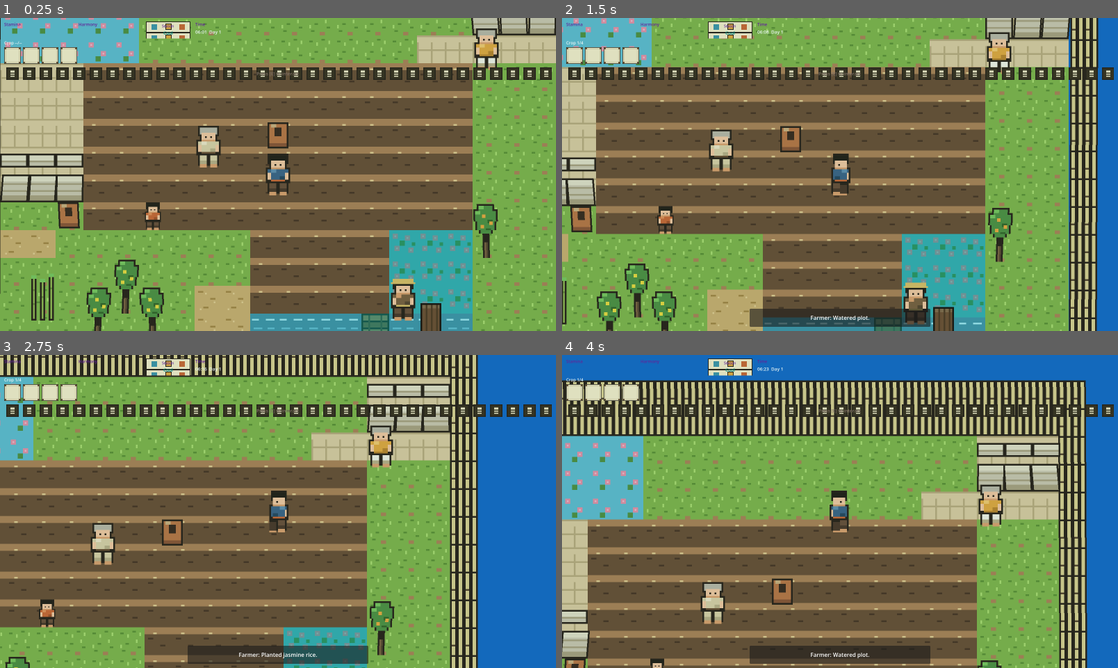
Above: before the commit, frames 1-4 (two rows, left to right).
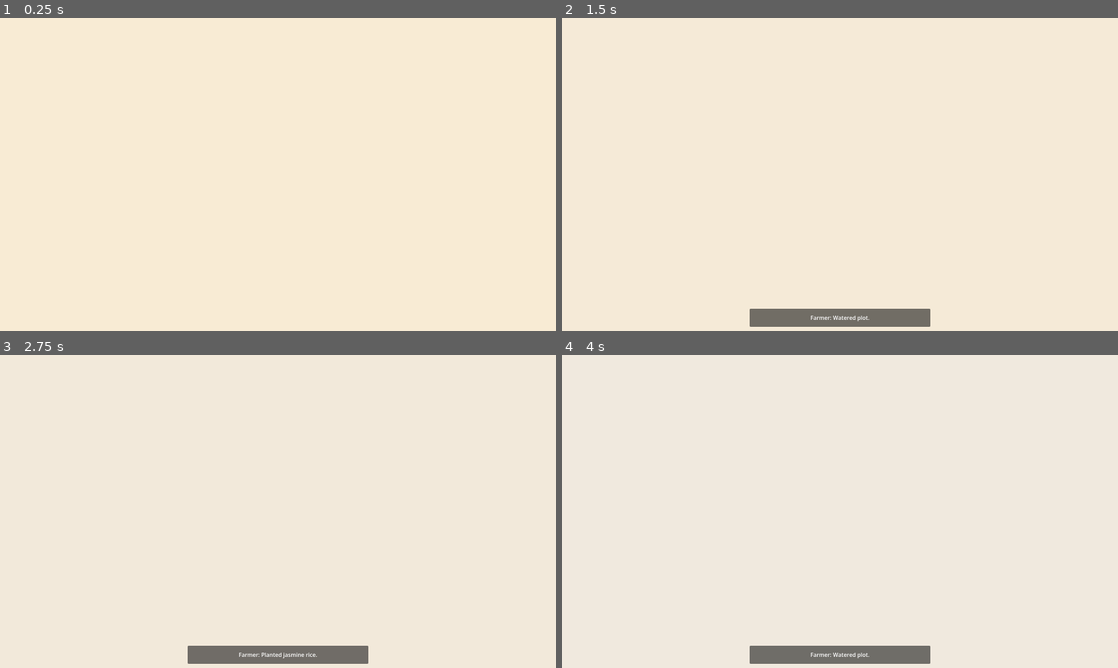
Above: after the commit, the same moments.

Repository: GRITui/slowlife-simulator
Game: Godot game, scene res://scenes/core/Main.tscn
Same seed, same stepped clock (60 frames per second), same inputs: the game is played once before the commit and once after it.
Inputs (mouse positions are in pixels of both pictures, inside the frame that each line leads up to):
- Up to frame 1 (0.25 s): no input
- Up to frame 2 (1.5 s): tap E (interact) at 0.5 s; move the mouse to (962, 158) at 0.52 s; hold Right (move_right) 0.53-1.25 s; hold E (interact) 0.53-1.25 s; click (962, 158) at 0.67 s; drag from (728, 190) to (1001, 49) at 1.27 s
- Up to frame 3 (2.75 s): tap E (interact) at 2 s; move the mouse to (333, 442) at 2.02 s; hold Right (move_right) from 2.03 s (still down); hold E (interact) from 2.03 s (still down)
- Up to frame 4 (4 s): release Right (move_right) at 2.75 s; release E (interact) at 2.75 s; drag from (812, 574) to (662, 545) at 2.77 s; tap E (interact) at 3.5 s; move the mouse to (1006, 558) at 3.52 s; hold Left (move_left) from 3.53 s (still down); hold E (interact) from 3.53 s (still down)

The runs differ from the first frame. In frame 1, 100% of the frame differs, in the area x 0-100%, y 0-100%; in frame 2, 99%; in frame 3, 100%; in frame 4, 100%.

Commit message:
feat(TASK-034): day/night grade shader — day_night_cycle_changed revived with live consumer
- day_night_tint.gdshader: 4-anchor palette (dawn jasmine/noon neutral/dusk orange/night navy), branchless
- DayNightTintDriver: bus-only, writes day_fraction uniform on TintLayer overlay
- SignalBus + TimeManager: signal re-added per TASK-033 contract (live consumer now exists)
- Engine gate: negative check inverted to restoration contract
- Gates: engine 50/50, content 100/100

Diff:
--- /dev/null
+++ b/assets/shaders/day_night_tint.gdshader
@@ -0,0 +1,26 @@
+shader_type canvas_item;
+render_mode unshaded, blend_mix;
+// TASK-034 day/night screen grade — full-screen ColorRect overlay.
+// Day fraction drives a 4-anchor palette (ART_STYLE_GUIDE.md):
+// dawn Jasmine Gold #E0A23A -> noon neutral -> dusk Hot Orange #C9622F -> night Deep Navy #274259.
+// Pure mix/step math, no branches, no per-pixel loops.
+uniform float day_fraction : hint_range(0.0, 1.0) = 0.25; // 0=midnight 0.5=noon
+uniform float grade_strength : hint_range(0.0, 1.0) = 0.22;
+uniform vec3 dawn_color : source_color = vec3(0.878, 0.635, 0.227);
+uniform vec3 dusk_color : source_color = vec3(0.788, 0.384, 0.184);
+uniform vec3 night_color : source_color = vec3(0.153, 0.259, 0.349);
+
+void fragment() {
+	// Sunrise 05:00-07:00 (0.208-0.292), sunset 18:00-19:30 (0.75-0.8125).
+	float dawn_w = 1.0 - step(0.05, abs(day_fraction - 0.25) * 24.0) ;
+	dawn_w = clamp(1.0 - abs(day_fraction - 0.25) * 18.0, 0.0, 1.0);
+	float dusk_w = clamp(1.0 - abs(day_fraction - 0.78) * 18.0, 0.0, 1.0);
+	float night_w = step(0.8125, day_fraction) + (1.0 - step(0.208, day_fraction));
+	night_w = clamp(night_w, 0.0, 1.0);
+	float day_w = clamp(1.0 - dawn_w - dusk_w - night_w, 0.0, 1.0);
+	vec3 warm = dawn_color * dawn_w + dusk_color * dusk_w;
+	vec3 tint = warm * 1.0 + night_color * night_w;
+	float strength = grade_strength * (dawn_w + dusk_w + night_w);
+	vec3 graded = mix(vec3(1.0), tint, strength);
+	COLOR = vec4(graded, 1.0 - day_w * 0.0);
+}
--- /dev/null
+++ b/assets/shaders/day_night_tint.tres
@@ -0,0 +1,8 @@
+[gd_resource type="ShaderMaterial" load_steps=2 format=3]
+
+[ext_resource type="Shader" path="res://assets/shaders/day_night_tint.gdshader" id="1_dnt"]
+
+[resource]
+shader = ExtResource("1_dnt")
+shader_parameter/day_fraction = 0.25
+shader_parameter/grade_strength = 0.22
--- /dev/null
+++ b/scenes/core/DayNightTintDriver.gd
@@ -0,0 +1,27 @@
+extends CanvasLayer
+## DayNightTintDriver — TASK-034. Bus-only driver: subscribes to
+## SignalBus.day_night_cycle_changed and writes the day-fraction uniform on
+## the TintLayer/TintRect overlay material. Inert (visible=false parent logic
+## stays with Main's seasonal tint) — this adds time-of-day grading on top.
+
+@onready var _tint: ColorRect = $"../TintLayer/TintRect" if has_node("../TintLayer/TintRect") else null
+
+func _ready() -> void:
+	if _tint == null:
+		return
+	var mat: ShaderMaterial = load("res://assets/shaders/day_night_tint.tres") as ShaderMaterial
+	if mat == null:
+		return
+	# Layer the grade under the seasonal tint: grade material on the rect,
+	# seasonal ColorRect color continues to modulate via modulate.
+	_tint.material = mat
+	SignalBus.day_night_cycle_changed.connect(_on_day_fraction)
+	# Initial sync from TimeManager registry (no node-path coupling).
+	var tm: Node = SignalBus.time_manager
+	if tm != null and "get_day_fraction" in tm:
+		_on_day_fraction(float(tm.get_day_fraction()))
+
+func _on_day_fraction(fraction: float) -> void:
+	if _tint == null or not (_tint.material is ShaderMaterial):
+		return
+	(_tint.material as ShaderMaterial).set_shader_parameter("day_fraction", clampf(fraction, 0.0, 1.0))
--- a/scenes/core/Main.tscn
+++ b/scenes/core/Main.tscn
@@ -1,6 +1,7 @@
-[gd_scene load_steps=11 format=3 uid="uid://main000001"]
+[gd_scene load_steps=12 format=3 uid="uid://main000001"]
 
 [ext_resource type="Script" path="res://scenes/core/Main.gd" id="1_main"]
+[ext_resource type="Script" path="res://scenes/core/DayNightTintDriver.gd" id="11_dnt"]
 [ext_resource type="Script" path="res://scenes/core/WorldRender.gd" id="1_wr"]
 [ext_resource type="PackedScene" path="res://scenes/core/TimeManager.tscn" id="2_tm"]
 [ext_resource type="PackedScene" path="res://scenes/core/GridManager.tscn" id="3_gm"]
@@ -100,3 +101,7 @@
 grow_vertical = 2
 color = Color(0, 0.5882353, 0.53333336, 0.078431375)
 mouse_filter = 2
+
+[node name="DayNightTintDriver" type="CanvasLayer" parent="."]
+layer = 4
+script = ExtResource("11_dnt")
--- a/scenes/core/TimeManager.gd
+++ b/scenes/core/TimeManager.gd
@@ -64,8 +64,9 @@
 				_rotate_season()
 			_update_weather_for_new_day()
 	SignalBus.minute_ticked.emit(day, hour, minute)
-	# TASK-033: day_night_cycle_changed orphan emit removed (zero listeners,
-	# per-minute cost). Reintroduce alongside a DayNightAtmosphere consumer.
+	# TASK-034: day-night fraction for the grade-shader consumer (live again).
+	var frac := (hour * 60.0 + minute) / 1440.0
+	SignalBus.day_night_cycle_changed.emit(frac)
 
 func _rotate_season() -> void:
 	_days_in_season = 0
--- a/scripts/autoload/SignalBus.gd
+++ b/scripts/autoload/SignalBus.gd
@@ -26,8 +26,9 @@
 signal village_goodwill_changed(new_goodwill: int)
 signal crop_harvested(crop_id: int)
 signal crop_growth_progress(crop_id: int, progress: int, max_stage: int)
-# TASK-033: day_night_cycle_changed removed — orphan emit (zero listeners).
-# Reintroduce only with a live consumer (e.g. DayNightAtmosphere shader).
+# TASK-034: reintroduced WITH a live consumer (DayNightTintDriver grade
+# shader). TASK-033's removal note applies only while no listener exists.
+signal day_night_cycle_changed(time_fraction: float)
 signal festival_triggered(festival_name: String)
 
 # TASK-027 accessibility — emitted by Settings UI, consumed by HUD + SaveManager.
--- a/tests/run_engine_tests.gd
+++ b/tests/run_engine_tests.gd
@@ -52,9 +52,10 @@
 				"stamina_changed",
 				"show_dialogue", "binthabat_offered", "crop_growth_progress"]:
 			_check(sb.has_signal(sig_name), "SignalBus has signal %s" % sig_name)
-		# TASK-033: orphan signal must stay removed (hygiene contract).
-		_check(sb.has_signal("day_night_cycle_changed") == false,
-			"orphan day_night_cycle_changed stays removed (TASK-033)")
+		# TASK-033 hygiene -> TASK-034 revival: signal must exist again now
+		# that a live consumer (DayNightTintDriver) subscribes to it.
+		_check(sb.has_signal("day_night_cycle_changed"),
+			"day_night_cycle_changed restored with live consumer (TASK-034)")
 
 	_section = "timemanager-boot"
 	var tm_scene: PackedScene = load("res://scenes/core/TimeManager.tscn")
